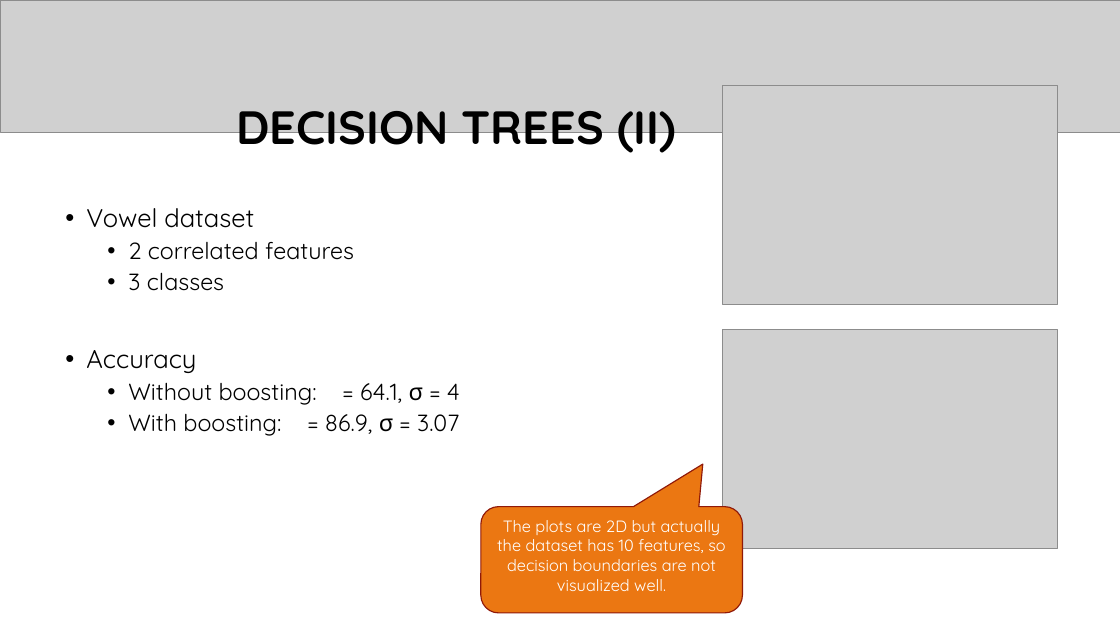
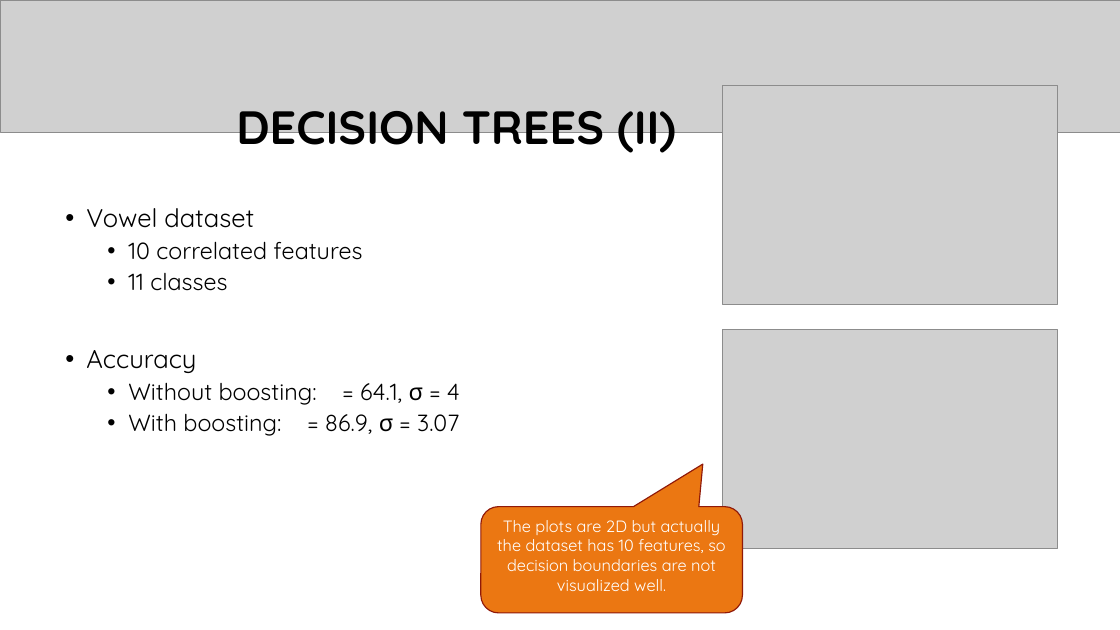
Before and after one commit to franco-ruggeri/ML, a slide deck: slide 10 of Lab 3/Lab 3 - presentation.pptx. Drawn at 1120x630 pixels with LibreOffice and Linux fonts; fonts in the diff are those of the drawing; grey boxes stand for pictures; background and template pictures are left out. Boxes give left, top, right and bottom in pixels: in the first picture for what was removed or moved away, otherwise in the second. Text is boxed around its words. In the diff, an @@ line names an element or a change of style, - is before the commit and + after.

```diff
--- a/Lab 3/Lab 3 - presentation.pptx
+++ b/Lab 3/Lab 3 - presentation.pptx
@@ text at (128, 241, 362, 291): text changed @@
-  • 2 correlated features
-  • 3 classes
+  • 10 correlated features
+  • 11 classes
```
Also in this commit, not shown: 1 other slide changed, 3 other files.
